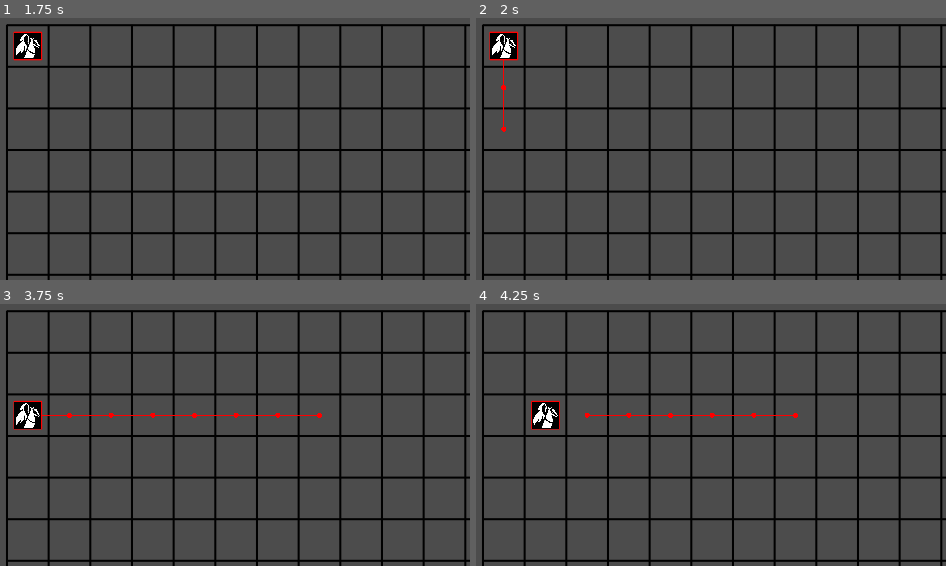
Above: before the commit, frames 1-4 (two rows, left to right).
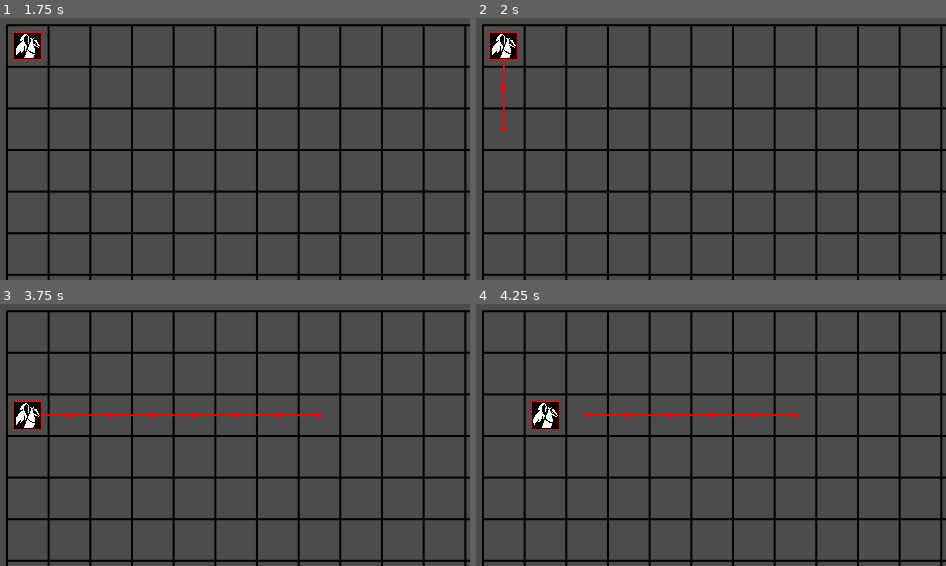
Above: after the commit, the same moments.

Repository: Loregret/godot-turn-based-template
Game: Godot game, scene res://objects/battle/Battle.tscn
The game is run twice, just before and just after one commit, with the same random seed, the same clock (stepped at 60 frames per second) and the same inputs.
Inputs (mouse positions are in pixels of both pictures, inside the frame that each line leads up to):
- Up to frame 1 (1.75 s): tap Enter at 0.5 s; drag from (28, 46) to (outside the picture) at 0.52 s; tap Space at 1.25 s; drag from (outside the picture) to (28, 138) at 1.27 s
- Up to frame 2 (2 s): no input
- Up to frame 3 (3.75 s): move the mouse to (outside the picture) at 2.02 s; hold Right (ui_right) 2.03-2.75 s; click (outside the picture) at 2.1 s; drag from (28, 424) to (outside the picture) at 2.77 s; tap Enter at 3.5 s; move the mouse to (310, 400) at 3.52 s; hold Left (ui_left) from 3.53 s (still down); click (310, 400) at 3.6 s
- Up to frame 4 (4.25 s): keep holding Left (ui_left)

Frame 1 is identical in both runs. In frame 2, less than 0.1% of the frame differs, in the area x 5-7%, y 16-42%; in frame 3, 0.2%, in the area x 8-68%, y 41-44%; in frame 4, 0.2%.

Commit message:
camera2D improvements

Diff:
--- a/objects/battle/Battle.tscn
+++ b/objects/battle/Battle.tscn
@@ -19,6 +19,7 @@
 zoom = Vector2( 1.5, 1.5 )
 script = ExtResource( 6 )
 camera_margin = -25
+camera_zoom_speed = Vector2( 0.2, 0.2 )
 
 [node name="Grid" type="Node2D" parent="."]
 script = ExtResource( 1 )
--- a/objects/battle/camera2D.gd
+++ b/objects/battle/camera2D.gd
@@ -11,7 +11,6 @@
 export (bool) var edge = false
 export (bool) var wheel = true
 
-export (int) var zoom_out_limit = 100
 
 # Camera speed in px/s.
 export (int) var camera_speed = 450
@@ -23,9 +22,11 @@
 # to move a view.
 export (int) var camera_margin = 50
 
+export (int) var zoom_out_limit = 100
+export (float) var zoom_in_limit = 0.5
 # It changes a camera zoom value in units... (?, but it works... it probably
 # multiplies camera size by 1+camera_zoom_speed)
-const camera_zoom_speed = Vector2(0.5, 0.5)
+export (Vector2) var camera_zoom_speed = Vector2(0.5, 0.5)
 
 # Vector of camera's movement / second.
 var camera_movement = Vector2()
@@ -91,20 +92,21 @@
 			if event.pressed: __rmbk = true
 			else: __rmbk = false
 		if wheel:
-			# Check if mouse wheel was used. Not handled by InputMap!
-			# Checking if future zoom won't be under 0.
-			# In that cause engine will flip screen.
-			if event.button_index == BUTTON_WHEEL_UP and\
-			camera_zoom.x - camera_zoom_speed.x > 0 and\
-			camera_zoom.y - camera_zoom_speed.y > 0:
-				camera_zoom -= camera_zoom_speed
-				set_zoom(camera_zoom)
-				# Checking if future zoom won't be above zoom_out_limit.
-			if event.button_index == BUTTON_WHEEL_DOWN and\
-			camera_zoom.x + camera_zoom_speed.x < zoom_out_limit and\
-			camera_zoom.y + camera_zoom_speed.y < zoom_out_limit:
-				camera_zoom += camera_zoom_speed
-				set_zoom(camera_zoom)
+			if event.button_index == BUTTON_WHEEL_UP:
+				if camera_zoom.x - camera_zoom_speed.x > zoom_in_limit and\
+				camera_zoom.y - camera_zoom_speed.y > zoom_in_limit:
+					camera_zoom -= camera_zoom_speed
+					set_zoom(camera_zoom)
+				else:
+					set_zoom(Vector2(zoom_in_limit, zoom_in_limit))
+					print(1)
+			if event.button_index == BUTTON_WHEEL_DOWN:
+				if camera_zoom.x + camera_zoom_speed.x < zoom_out_limit and\
+				camera_zoom.y + camera_zoom_speed.y < zoom_out_limit:
+					camera_zoom += camera_zoom_speed
+					set_zoom(camera_zoom)
+				else:
+					set_zoom(Vector2(zoom_out_limit, zoom_out_limit))
 		if key:
 			# Control by keyboard handled by InpuMap.
 			if event.is_action_pressed("ui_left"):
--- a/objects/battle/draw.gd
+++ b/objects/battle/draw.gd
@@ -86,7 +86,7 @@
 		if unit.path.size() > 1:
 			draw_circle(unit.path[i], 5.0, sub_color)
 			if i < unit.path.size() - 1:
-				draw_line(unit.path[i], unit.path[i+1], sub_color, 1.6)
+				draw_line(unit.path[i], unit.path[i+1], sub_color, 1.6, true)
 
 
 func _draw_unit_selection(unit: Node2D) -> void:
